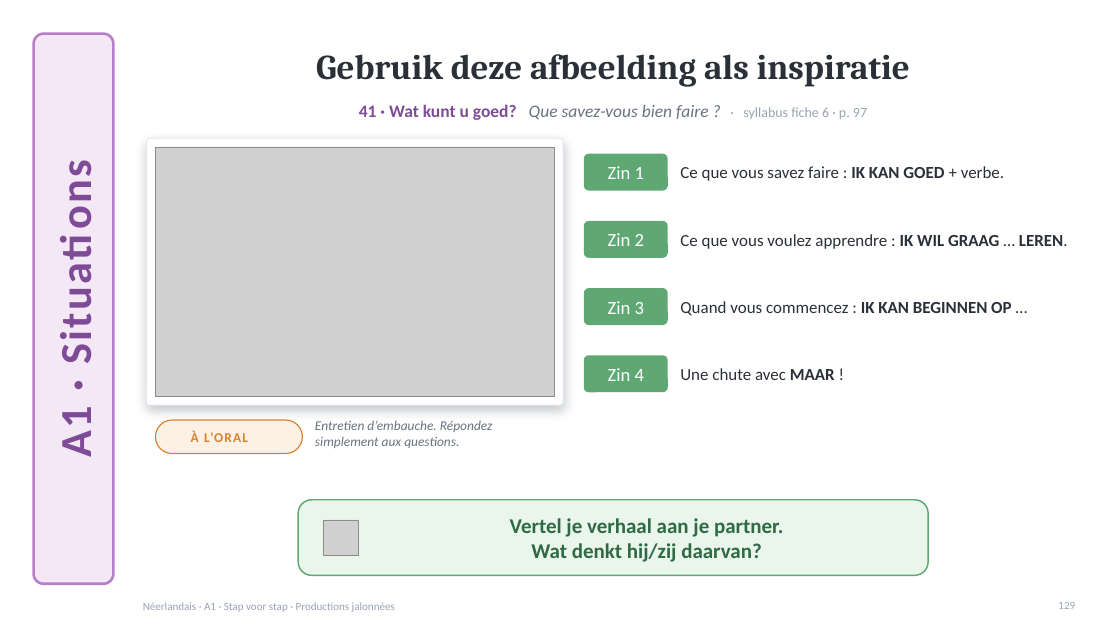
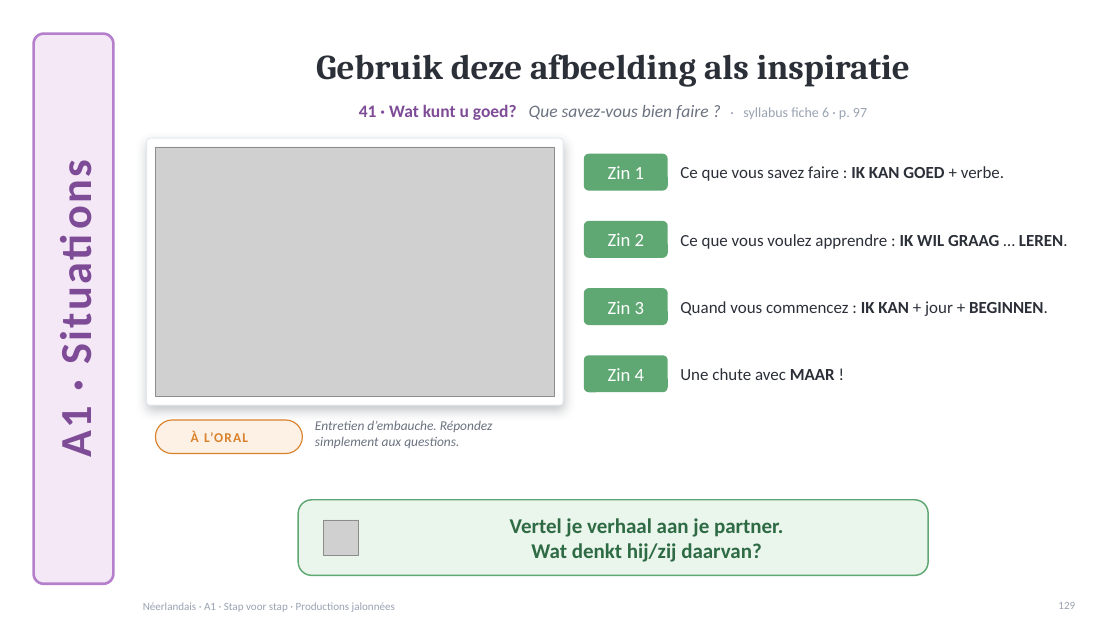
Before and after one commit to ajouniaux/talenleren, a slide deck: slide 129 of neerlandais1/powerpoints/Stap_voor_stap_A1_debutants.pptx. Drawn at 1120x630 pixels with LibreOffice and Linux fonts; fonts in the diff are those of the drawing; grey boxes stand for pictures; background and template pictures are left out. Boxes give left, top, right and bottom in pixels: in the first picture for what was removed or moved away, otherwise in the second. Text is boxed around its words. In the diff, an @@ line names an element or a change of style, - is before the commit and + after.

```diff
--- a/neerlandais1/powerpoints/Stap_voor_stap_A1_debutants.pptx
+++ b/neerlandais1/powerpoints/Stap_voor_stap_A1_debutants.pptx
@@ text at [680, 301, 1048, 316]: text changed @@
-Quand vous commencez : IK KAN BEGINNEN OP …
+Quand vous commencez : IK KAN + jour + BEGINNEN.
```
Also in this commit, not shown: 19 other slides changed, 5 other files.
